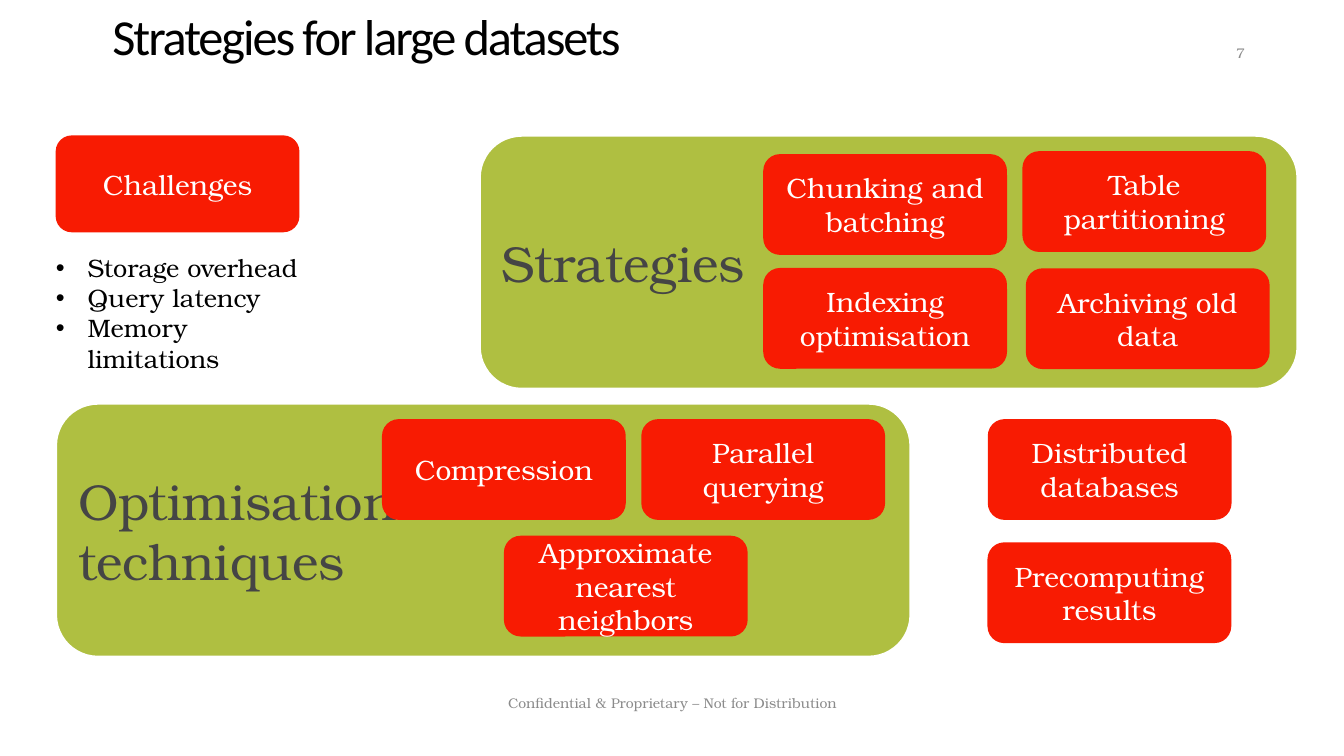
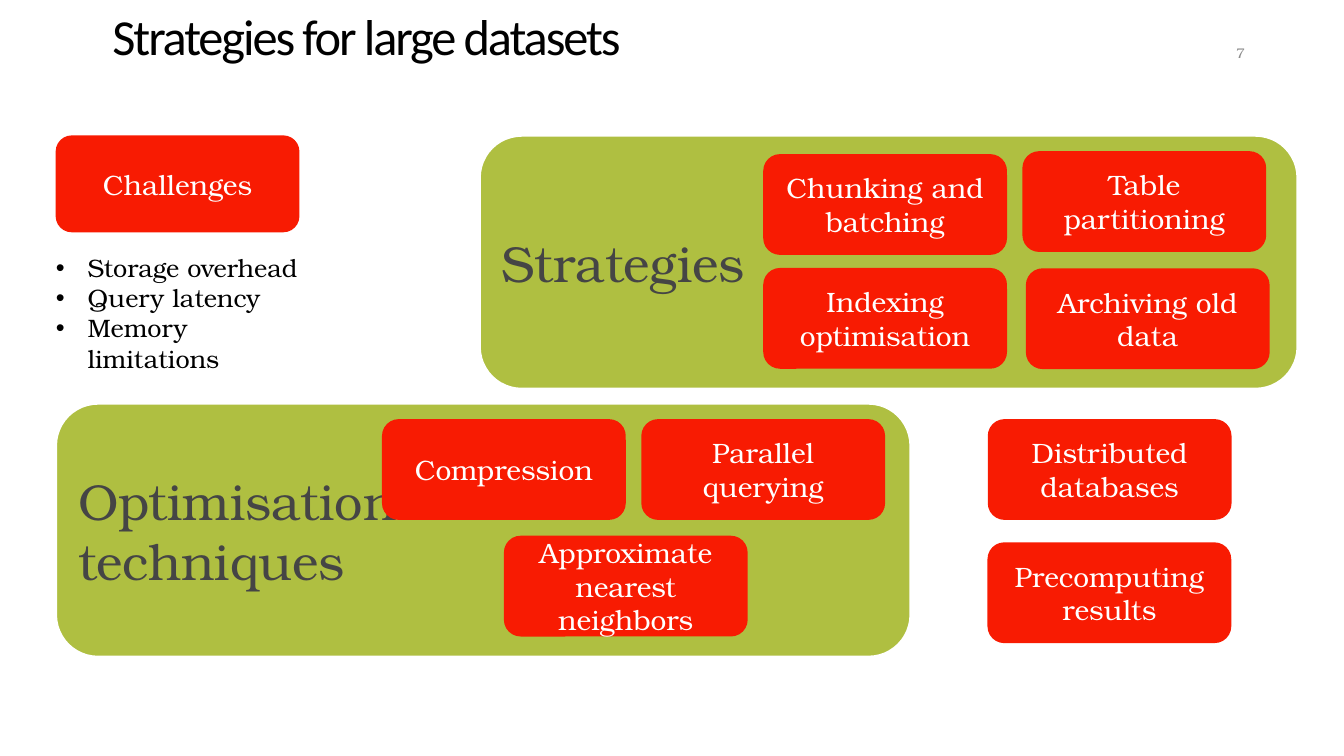
Before and after one commit to doingandlearning/postgres-and-pgvector, a slide deck: slide 7 of slides/03-generating-and-storing-vectors.pptx. Drawn at 1344x756 pixels with LibreOffice and Linux fonts; fonts in the diff are those of the drawing. Boxes give left, top, right and bottom in pixels: in the first picture for what was removed or moved away, otherwise in the second. Text is boxed around its words. In the diff, an @@ line names an element or a change of style, - is before the commit and + after.

```diff
--- a/slides/03-generating-and-storing-vectors.pptx
+++ b/slides/03-generating-and-storing-vectors.pptx
@@ text removed at [508,698,837,711] @@
-Confidential & Proprietary – Not for Distribution
```
Also in this commit, not shown: 11 other files.
